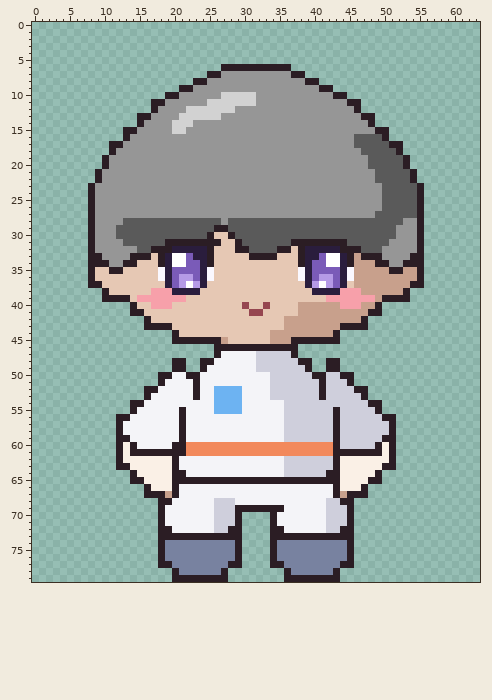
Pixel-art file -- art/character.aseprite. Above, as it was before the edit.
64x80 pixels, 1 frame. Colours within 5 levels of each other are drawn and written as one.
And afterwards:
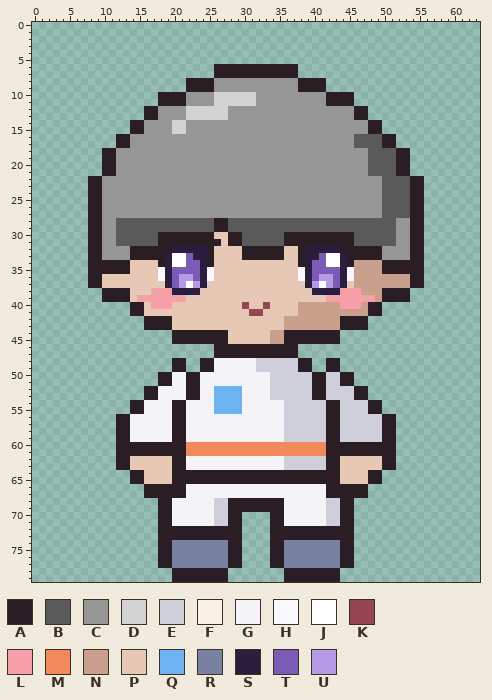
Palette (. is transparent): A #2b1d24  B #5a5a5a  C #969696  D #d2d2d2  E #cfcfdc  F #faf0e6  G #f4f4f8  H #faf8ff  J #ffffff  K #964650  L #f7a0aa  M #f2895c  N #c8a08c  P #e6c8b4  Q #6db3f2  R #7882a0  S #2a1d3d  T #7a5bb8  U #b59ae6
What changed:
Layers "hair-front-1", "suit-1", "body":
y 6: x 26 . -> A; x 37 . -> A
y 7: x 25 A -> .; x 27..36 CCCCCCCCCC -> AAAAAAAAAA; x 38 A -> .
y 8: x 22 . -> A; x 25 C -> A; x 38 C -> A; x 41 . -> A
y 9: x 21 A -> .; x 23..25 CCC -> AAA; x 38..40 CCC -> AAA; x 42 A -> .
y 10: x 18 . -> A; x 21 C -> A; x 26 C -> D; x 42 C -> A; x 45 . -> A
y 11: x 17 A -> .; x 19..21 CCC -> AAA; x 25 D -> C; x 42..44 CCC -> AAA; x 46 A -> .
y 12: x 16 . -> A; x 28 D -> C; x 47 . -> A
y 13: x 15 A -> .; x 17 C -> A; x 21 D -> C; x 27 C -> D; x 46 C -> A; x 48 A -> .
y 14: x 14 . -> A; x 22 D -> C; x 49 . -> A
y 15: x 13 A -> .; x 15 C -> A; x 48 C -> A; x 50 A -> .
y 16: x 12 . -> A; x 51 . -> A
y 17: x 11 A -> .; x 13 C -> A; x 50 B -> A; x 52 A -> .
y 18: x 10 . -> A; x 47 B -> C; x 53 . -> A
y 19..20: x 11 C -> A; x 52 B -> A
y 21: x 9..11 ACC -> .AA; x 48 C -> B; x 52..54 BBA -> AA.
y 22: x 8 . -> A; x 49 B -> C; x 55 . -> A
y 23..26: x 9 C -> A; x 54 B -> A
y 27: x 9 C -> A; x 49 B -> C; x 54 B -> A
y 28: x 9 C -> A; x 12 C -> B; x 26..27 BC -> AA; x 52 B -> C; x 54 C -> A
y 29: x 9 C -> A; x 54 C -> A
y 30: x 9 C -> A; x 18..24 BBBBBBB -> AAAAAAA; x 29 B -> A; x 36..45 BBBBBBBBBB -> AAAAAAAAAA; x 54 C -> A
y 31: x 9 C -> A; x 12 C -> B; x 18 B -> A; x 28 P -> A; x 36 B -> A; x 45 B -> A; x 51 C -> B; x 54 C -> A
y 32: x 9 C -> A; x 14..16 CBB -> AAA; x 29 A -> P; x 31..34 BBBB -> AAAA; x 36 A -> P; x 47..49 BBB -> AAA; x 54 C -> A
y 33: x 17 P -> A; x 30 P -> A; x 35 P -> A; x 46 N -> A
y 34: x 11..12 CC -> AA; x 14 A -> P; x 49 A -> N; x 51..52 CC -> AA
y 35: x 9..10 PP -> AA; x 13 P -> A; x 50 N -> A; x 53..54 NN -> AA
y 36: x 9 P -> A; x 54 N -> A
y 38: x 11..13 PPP -> AAA; x 50..52 NNN -> AAA
y 40: x 15 P -> A; x 48 N -> A
y 42: x 17..19 PPP -> AAA; x 44..46 NNN -> AAA
y 44: x 21..27 PPPPPPP -> AAAAAAA; x 36..42 NNNNNNN -> AAAAAAA
y 45: x 27 N -> A; x 36 N -> A
y 47: x 27..36 GGGGGEEEEE -> AAAAAAAAAA
y 49: x 25 G -> A; x 38 E -> A
y 51: x 19 G -> A; x 22 G -> A; x 40 E -> A; x 44 E -> A
y 52: x 22 G -> A; x 40 E -> A
y 53: x 17 G -> A; x 22 G -> A; x 40 E -> A; x 46 E -> A
y 54: x 20..21 GG -> AA; x 42..43 EE -> AA
y 55: x 15 G -> A; x 20 G -> A; x 42 E -> A; x 48 E -> A
y 56: x 20 G -> A; x 42 E -> A
y 57..58: x 13 G -> A; x 20 G -> A; x 42 E -> A; x 50 E -> A
y 59: x 20 G -> A; x 42 E -> A
y 60: x 13 F -> A; x 15..19 GGGGG -> AAAAA; x 42 M -> A; x 44..48 EEEEE -> AAAAA; x 50 F -> A
y 61: x 13 F -> A; x 42 M -> A; x 50 F -> A
y 62: x 13..19 FFFFFFF -> APPPPPP; x 21 G -> A; x 42 E -> A; x 44..50 FFFFFFF -> PPPPPPA
y 63: x 14..19 FFFFFF -> PPPPPP; x 21 G -> A; x 42 E -> A; x 44..49 FFFFFF -> PPPPPP
y 64: x 15..19 FFFFF -> APPPP; x 22..41 GGGGGGGGGGGGGGEEEEEE -> AAAAAAAAAAAAAAAAAAAA; x 44..48 FFFFF -> PPPPA
y 65: x 16..19 FFFF -> PPPP; x 44..47 FFFF -> PPPP
y 66: x 17..19 FFF -> AAA; x 21 G -> A; x 42 G -> A; x 44..46 FFF -> AAA
y 67: x 19 N -> A; x 21 G -> A; x 42 G -> A; x 44 N -> A
y 68: x 28..35 EGGGGGGG -> AAAAAAAA
y 69: x 19 G -> A; x 28 E -> A; x 44 E -> A
y 70..71: x 19 G -> A; x 28 E -> A; x 35 G -> A; x 44 E -> A
y 72: x 20..27 GGGGGGEE -> AAAAAAAA; x 36..43 GGGGGGEE -> AAAAAAAA
y 74..76: x 19 R -> A; x 28 R -> A; x 35 R -> A; x 44 R -> A
y 78: x 21..26 RRRRRR -> AAAAAA; x 37..42 RRRRRR -> AAAAAA
Changed places in both pictures, as pixel boxes (x1, y1, x2, y2):
changed: (88, 64, 424, 575)
